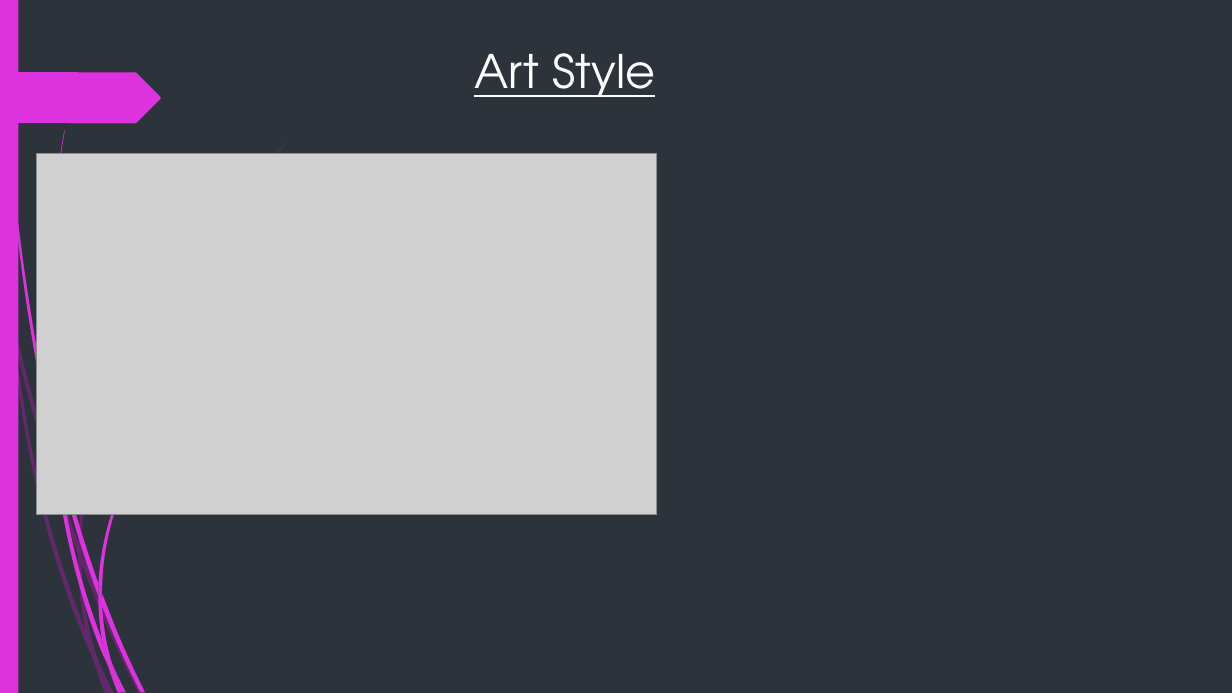
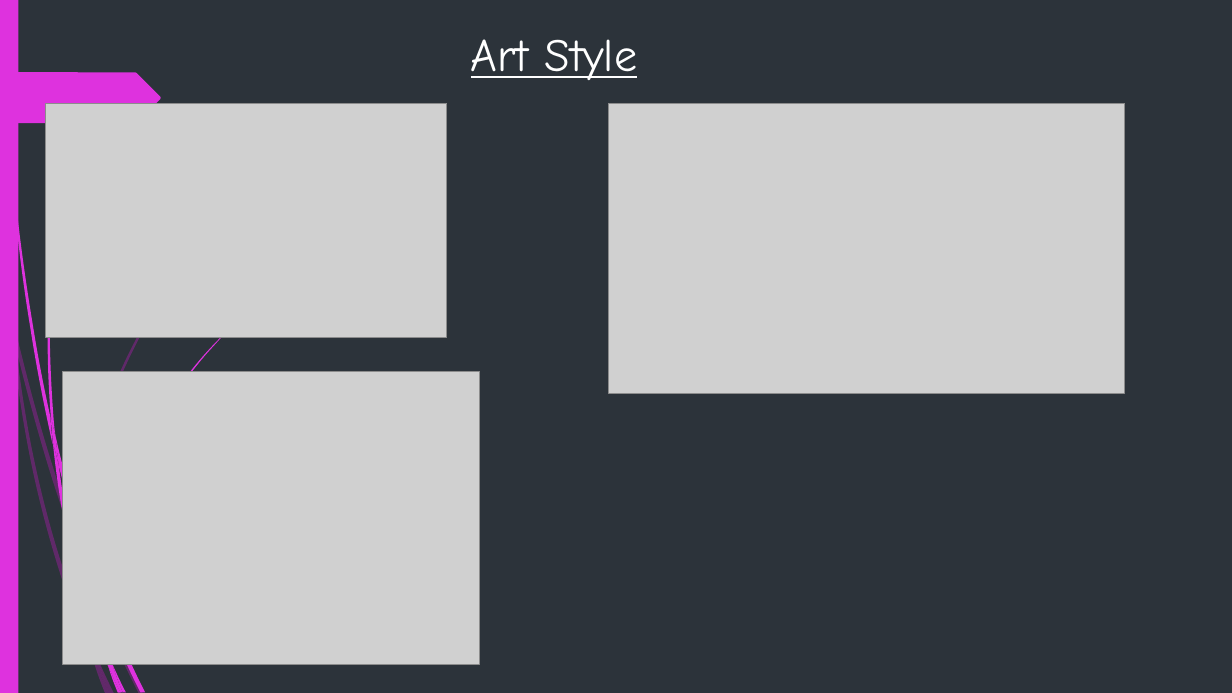
Before and after one commit to 17-WynnOng/Group10_DA, a slide deck: slide 5 of jamal shooting simulator.pptx. Drawn at 1232x693 pixels with LibreOffice and Linux fonts; fonts in the diff are those of the drawing; grey boxes stand for pictures. Boxes give left, top, right and bottom in pixels: in the first picture for what was removed or moved away, otherwise in the second. Text is boxed around its words. In the diff, an @@ line names an element or a change of style, - is before the commit and + after.

```diff
--- a/jamal shooting simulator.pptx
+++ b/jamal shooting simulator.pptx
@@ text "Art Style": place and size @@
-text "Art Style" at box(474, 53, 655, 97)
+text "Art Style" at box(471, 39, 638, 80)
@@ text "Art Style" at box(471, 39, 638, 80): font TeX Gyre Adventor to Comic Neue @@
@@ picture: place and size @@
-picture at box(37, 153, 657, 516)
+picture at box(45, 104, 447, 338)
@@ picture added at box(609, 104, 1125, 394) @@
@@ picture added at box(63, 372, 480, 665) @@
@@ freeform shape added at box(51, 415, 59, 467), fill #DE32DE @@
@@ freeform shape removed at box(78, 554, 97, 657) @@
@@ freeform shape removed at box(78, 542, 81, 564) @@
@@ freeform shape removed at box(98, 583, 102, 606) @@
```
Also in this commit, not shown: 3 other slides changed, 6 slides added, 2 slides removed, 1 other file.
